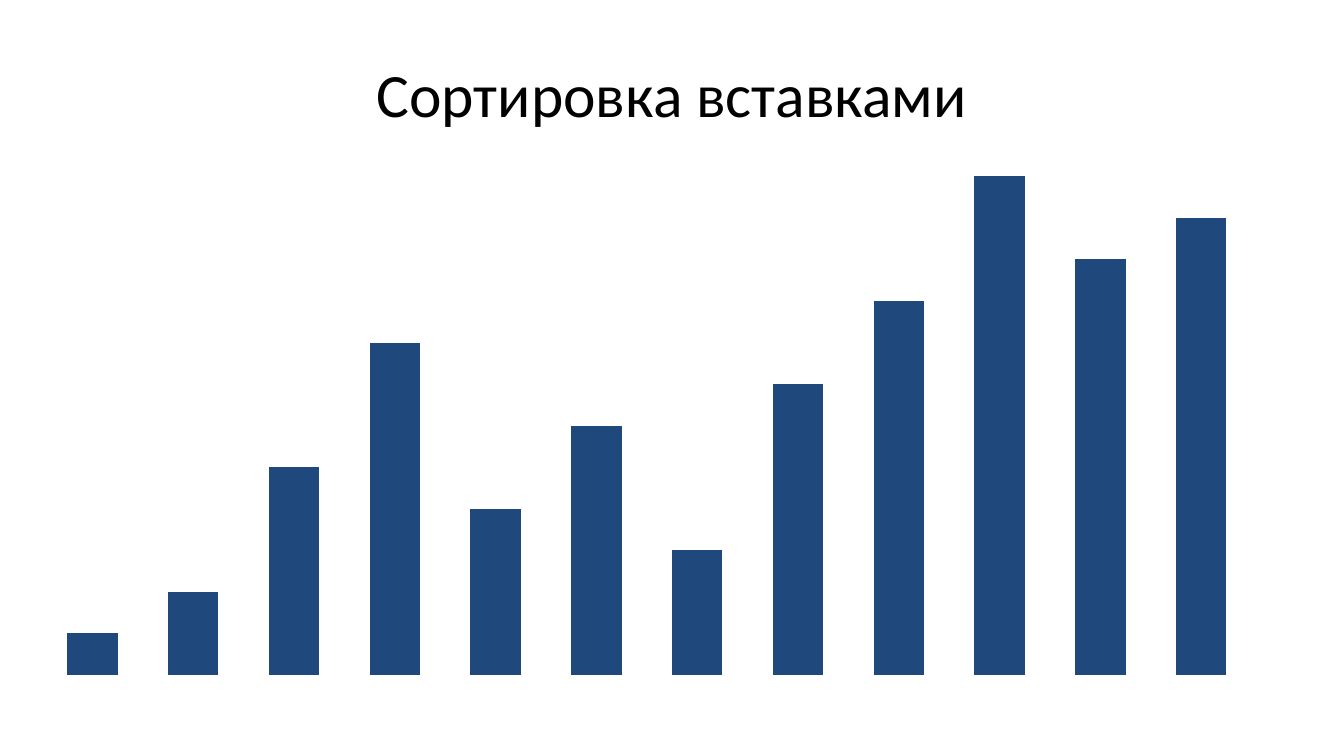
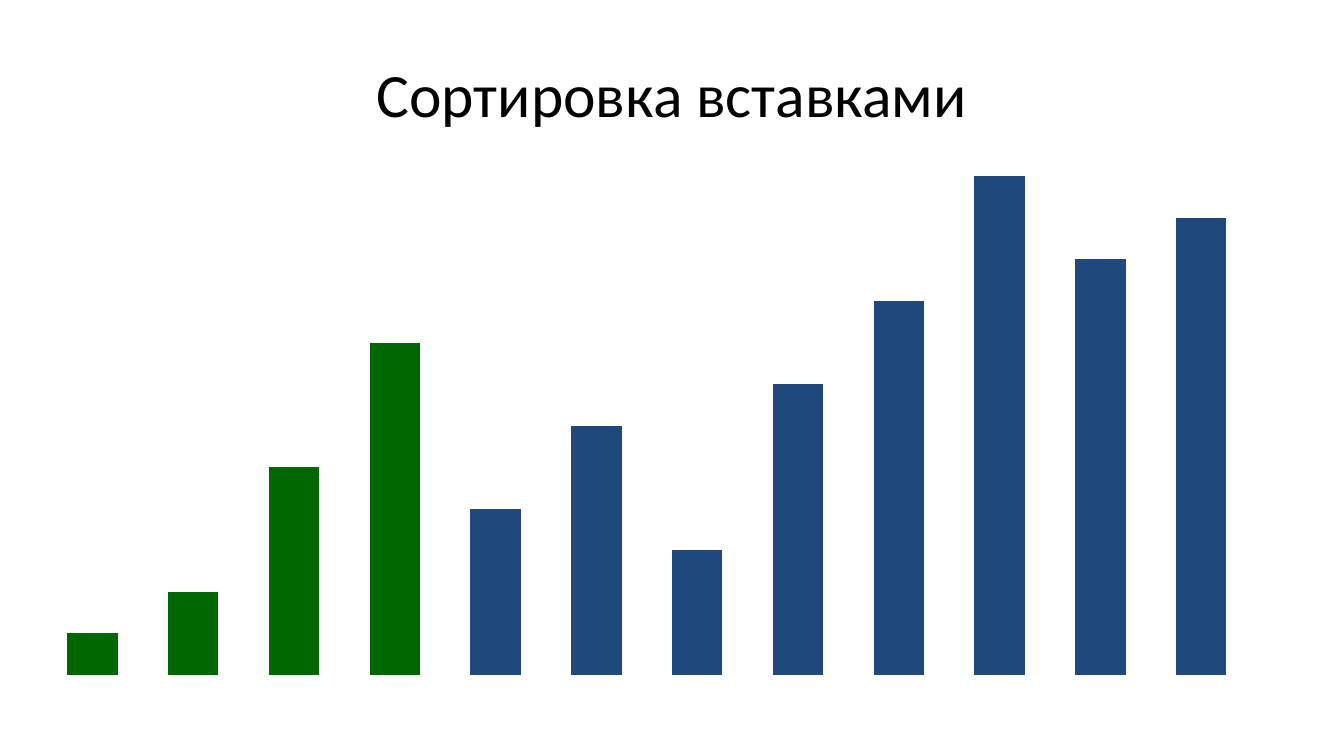
Before and after one commit to Evgueni-Petrov-aka-espetrov/Algorithms-and-Programming-in-C-pptx, a slide deck: slide 15 of 13 Сортировка.pptx. Drawn at 1344x756 pixels with LibreOffice and Linux fonts; fonts in the diff are those of the drawing. Boxes give left, top, right and bottom in pixels: in the first picture for what was removed or moved away, otherwise in the second. Text is boxed around its words. In the diff, an @@ line names an element or a change of style, - is before the commit and + after.

```diff
--- a/13 Сортировка.pptx
+++ b/13 Сортировка.pptx
@@ table at [68,176,1277,676] @@
@@ fill #1F497D to #006600 in 16 cells @@
```
Also in this commit, not shown: 7 other slides changed, 2 slides added.
